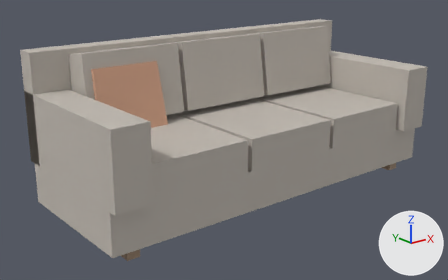
Two versions of the glTF model public/models/furniture/couch-3seat.gltf, one commit apart.
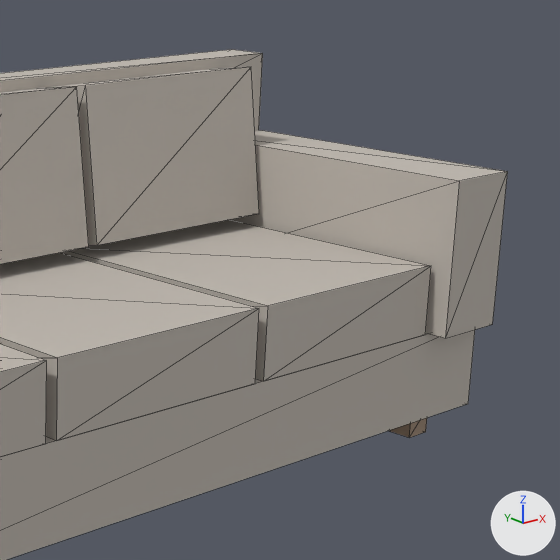
Each version appears first whole from a 50 mm camera at (-0.1473, -0.2019, 0.0903) aimed at (-0.0074, -0.0271, 0.0204), and next in a close-up on the part from 51% to 100% of the width and 0% to 78% of the height. Every picture has the same lights, and +X, +Y and +Z are marked at lower right. The last two pictures show the newer version. The close-ups show mesh edges as thin lines. Where no turn or scale is listed for an object, it has been applied to the vertices.

Before the edit, the objects in view are built like this:
```python
me_back_1 = bpy.data.meshes.new('back_1')
me_back_1.from_pydata(...)  # 8 vertices, 12 faces; spans x -0.0189..0.0189, y -0.0204..-0.0046, z 0.0305..0.057
me_back_1.materials.append(mat_fabric_greige)  # light grey #c2bbb2
me_base = bpy.data.meshes.new('base')
me_base.from_pydata(...)  # a box spanning x -0.0719..0.0719, y -0.0562..-0.0031, z 0.0044..0.0188
me_base.materials.append(mat_fabric_greige)  # light grey #c2bbb2
me_seat_0 = bpy.data.meshes.new('seat_0')
me_seat_0.from_pydata(...)  # a box spanning x -0.0584..-0.0207, y -0.0562..-0.01, z 0.0188..0.03
me_seat_0.materials.append(mat_fabric_greige)  # light grey #c2bbb2
ob_back_1 = bpy.data.objects.new('back_1', me_back_1)
ob_back_1.location = (0.0, 0.0, 0.0)
ob_base = bpy.data.objects.new('base', me_base)
ob_base.location = (0.0, 0.0, 0.0)
ob_seat_0 = bpy.data.objects.new('seat_0', me_seat_0)
ob_seat_0.location = (0.0, 0.0, 0.0)
# also in view: 'back_frame' at (0.0, -0.0037, 0.0381); 'seat_1' at (0.0, -0.0331, 0.0244); 'seat_2' at (0.0396, -0.0331, 0.0244); 'arm_r' at (0.0656, -0.0297, 0.0312); 'back_2' at (0.0396, -0.0125, 0.0437)
```
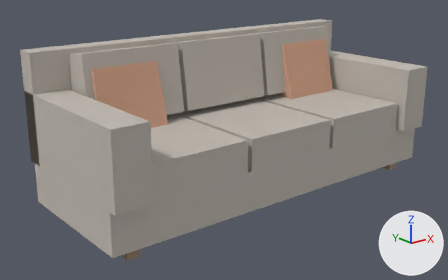
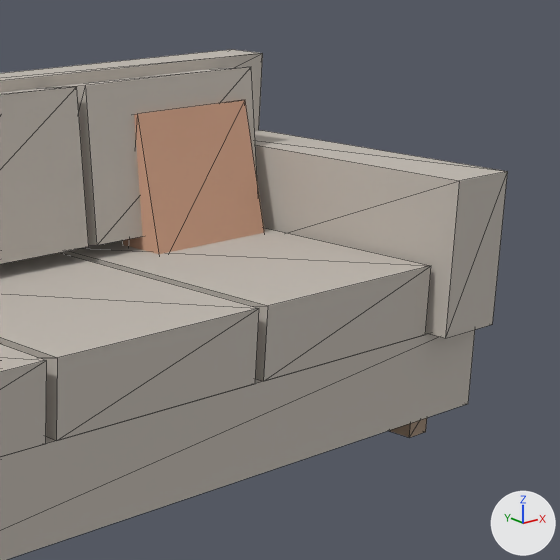
Pixel boxes [x1, y1, x2, y2] of what changed, in the close-ups (560 x 560 px):
'accent_pillow_2', added (beige)
    after: [122, 100, 265, 254]

Edits to the bpy script that builds the scene:
```text
Add me_accent_pillow_2:
    me_accent_pillow_2.from_pydata([(0.0306, -0.0171, 0.0256), (0.0306, -0.0107, 0.0498), (0.0556, -0.0107, 0.0498), (0.0556, -0.0171, 0.0256), (0.0306, -0.025, 0.0277), (0.0556, -0.025, 0.0277), (0.0556, -0.0185, 0.0519), (0.0306, -0.0185, 0.0519)], [], [(0, 1, 2), (0, 2, 3), (4, 5, 6), (4, 6, 7), (0, 4, 7), (0, 7, 1), (3, 2, 6), (3, 6, 5), (1, 7, 6), (1, 6, 2), (0, 3, 5), (0, 5, 4)])
    me_accent_pillow_2.materials.append(mat_fabric_rust)  # beige #d3a488
Add ob_accent_pillow_2:
    ob_accent_pillow_2 = bpy.data.objects.new('accent_pillow_2', me_accent_pillow_2)
    ob_accent_pillow_2.location = (0.0, 0.0, 0.0)
```
